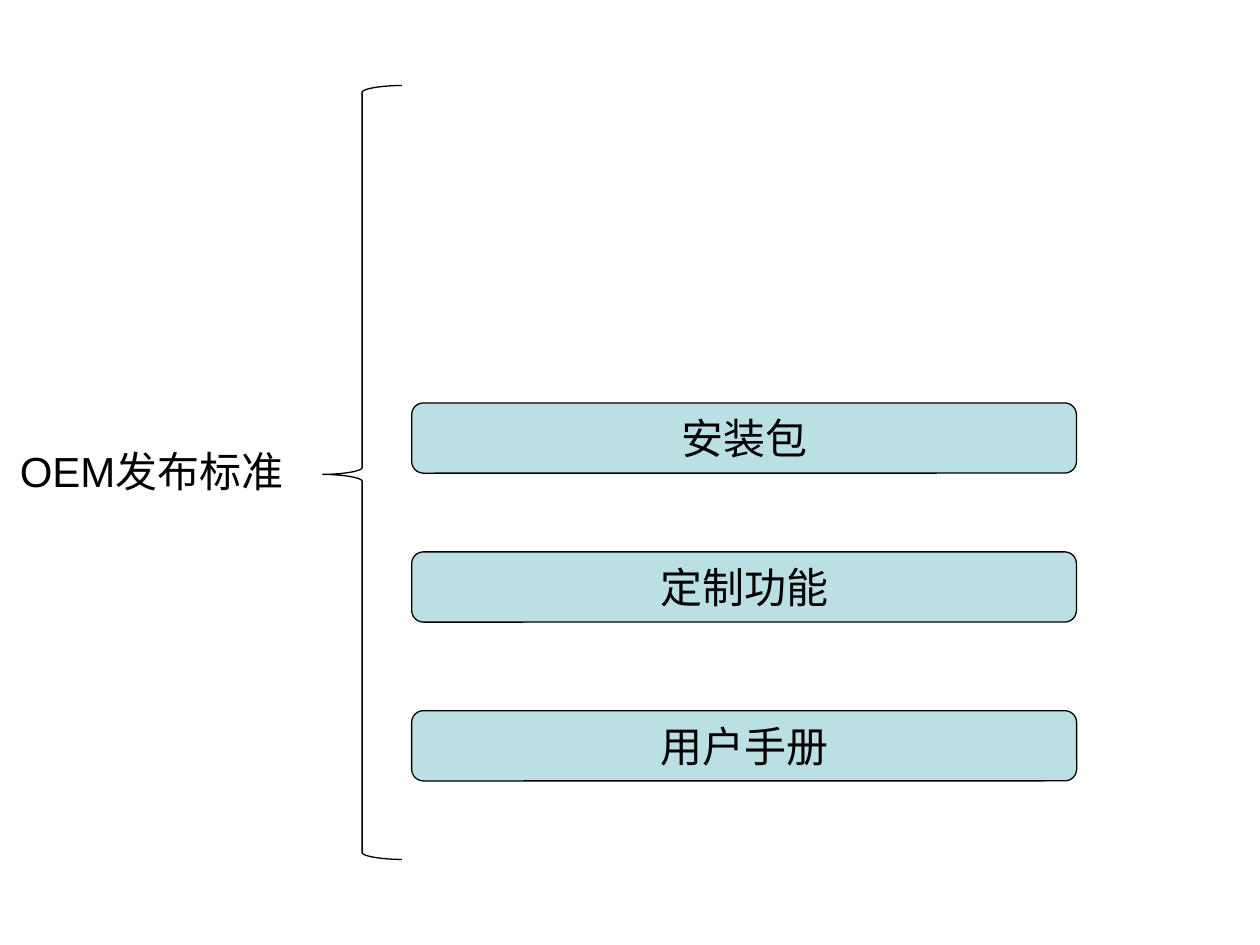
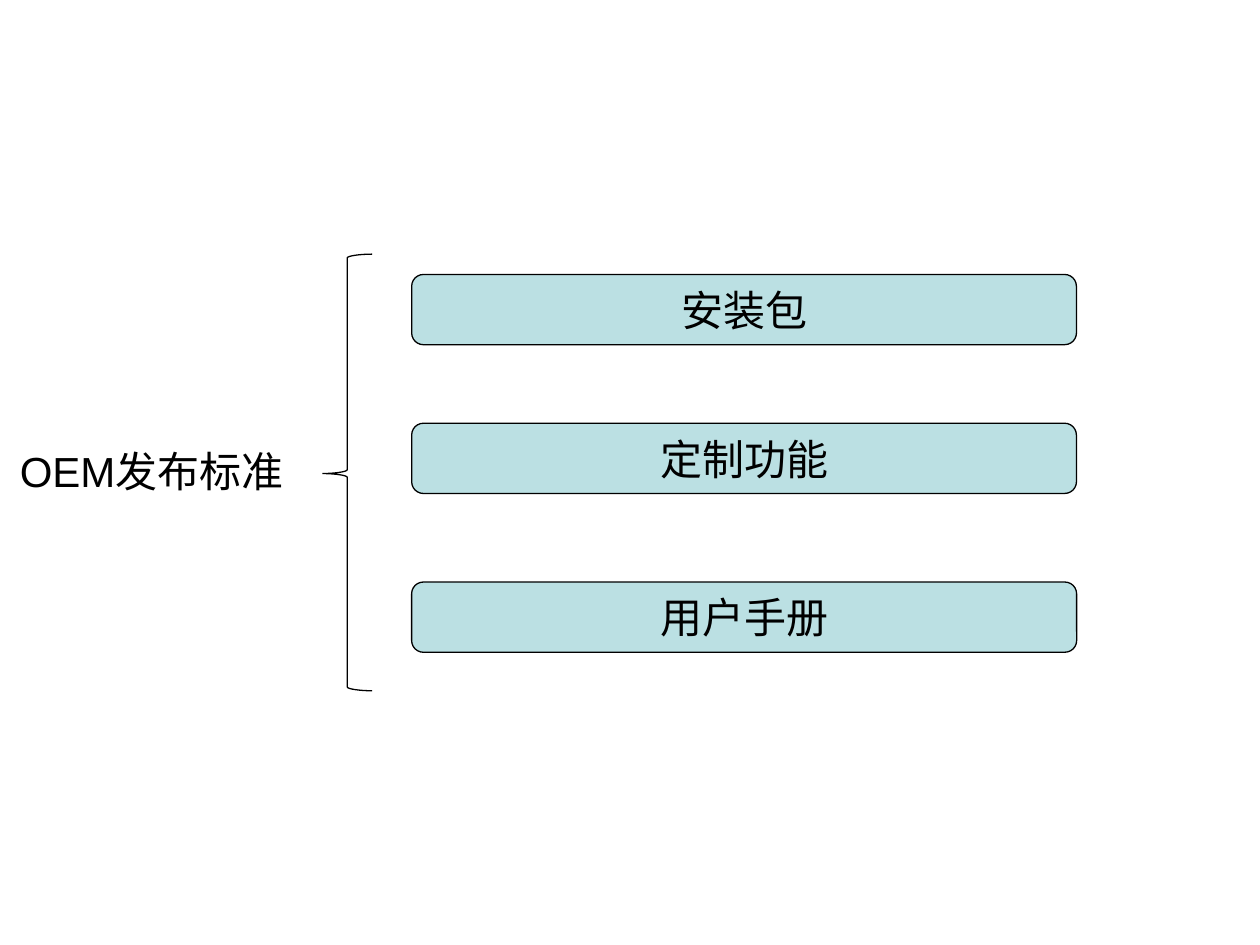
Before and after one commit to irene1990/Teamleader, a slide deck: slide 25 of PPT/Training/release process.ppt (slide 21 before the commit). Drawn at 1260x945 pixels with LibreOffice and Linux fonts; fonts in the diff are those of the drawing. Boxes give left, top, right and bottom in pixels: in the first picture for what was removed or moved away, otherwise in the second. Text is boxed around its words. In the diff, an @@ line names an element or a change of style, - is before the commit and + after.

```diff
--- a/PPT/Training/release process.ppt
+++ b/PPT/Training/release process.ppt
@@ freeform shape: place and size @@
-freeform shape at bbox=[323, 86, 402, 859]
+freeform shape at bbox=[323, 255, 372, 692]
@@ 3 rounded rectangles: place and size @@
-3 rounded rectangles at bbox=[412, 403, 1077, 781]
+3 rounded rectangles at bbox=[412, 275, 1077, 653]
```
Also in this commit, not shown: 1 other slide changed, 8 slides added, 2 slides removed.
